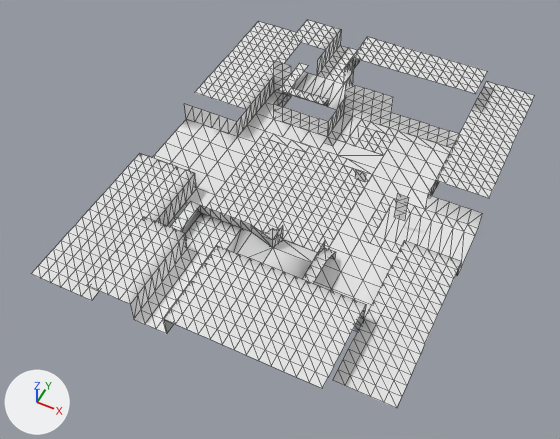
The OBJ model Ods217/Assets/Level_Data/lvl_DerelictShip/Meshes/lvl_shipBigRoom1.obj as it was, and as the next commit left it.
Before and after are seen from a camera (50 mm lens) standing at (11.6, -45.8, 52.3) and looking at (-9.9, -2.8, -1.5). Lighting does not change. The marker at lower left points along +X, +Y and +Z. Mesh edges are drawn as thin lines. Where no turn or scale is listed for an object, it has been applied to the vertices. Vertices at the same position are counted once.
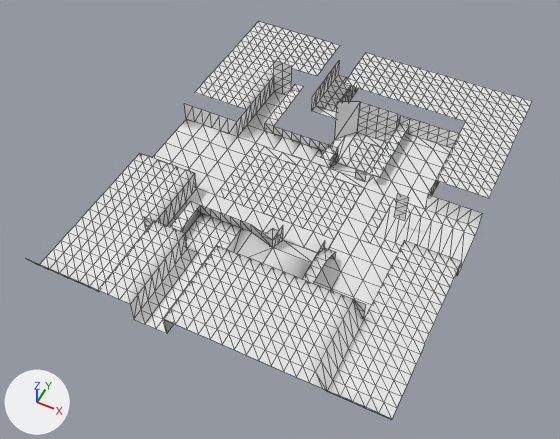
What differs and where, as boxes [x1, y1, x2, y2] in the pictures (560 x 439 px; the box of a moved part takes in the faces that stretch with it):
'Default', reshaped: before [31, 20, 535, 408]; after [27, 21, 532, 420]
part 1 of me_default, added: after [312, 61, 358, 119]
part 2 of me_default, moved or reshaped: before [256, 20, 535, 188]; after [265, 36, 483, 181]
part 3 of me_default, cut back: before [31, 217, 147, 301]; after [27, 259, 88, 287]
part 4 of me_default, moved or reshaped: before [315, 300, 366, 388]; after [315, 361, 397, 420]

Diff of the bpy script that builds the scene:
```diff
--- a/Ods217/Assets/Level_Data/lvl_DerelictShip/Meshes/lvl_shipBigRoom1.obj.py
+++ b/Ods217/Assets/Level_Data/lvl_DerelictShip/Meshes/lvl_shipBigRoom1.obj.py
@@ me_default @@
 # used by ob_default; location = (0.0, 0.0, 0.0)
-me_default.from_pydata(...)  # 1373 vertices, 2273 faces; spans x -24.0..7.0, y -20.0..21.0, z -2.0..5.0
+me_default.from_pydata(...)  # 1373 vertices, 2269 faces; spans x -24.0..7.0, y -20.0..20.0, z -4.0..5.0
+# me_default part 1: a new loose piece of 46 vertices spanning x -14.0..-11.0, y 13.0..20.0, z -2.0..0.0
+# me_default part 2: 58 vertices moved from x -16.0..-1.0, y 8.0..20.0, z 0.0..4.0 to x -16.0..0.0, y 7.0..20.0, z -1.0..2.0; 181 vertices removed from x -18.0..7.0, y 4.0..21.0, z -2.0..4.0; 156 vertices added at x -17.0..1.0, y 4.0..20.0, z -4.0..3.0
+# me_default part 3: 5 vertices moved from x -24.0..-20.0, y -20.0, z 2.0 to x -24.0..-20.0, y -20.0, z 4.0; 9 vertices removed from x -19.0..-18.0, y -20.0..-13.0, z 2.0..4.0; 1 vertex added at x -19.0, y -20.0, z 4.0
+# me_default part 4: 7 vertices removed from x 2.0, y -19.0..-13.0, z 4.0; 11 vertices added at x 2.0..7.0, y -20.0..-19.0, z 2.0..4.0
```
